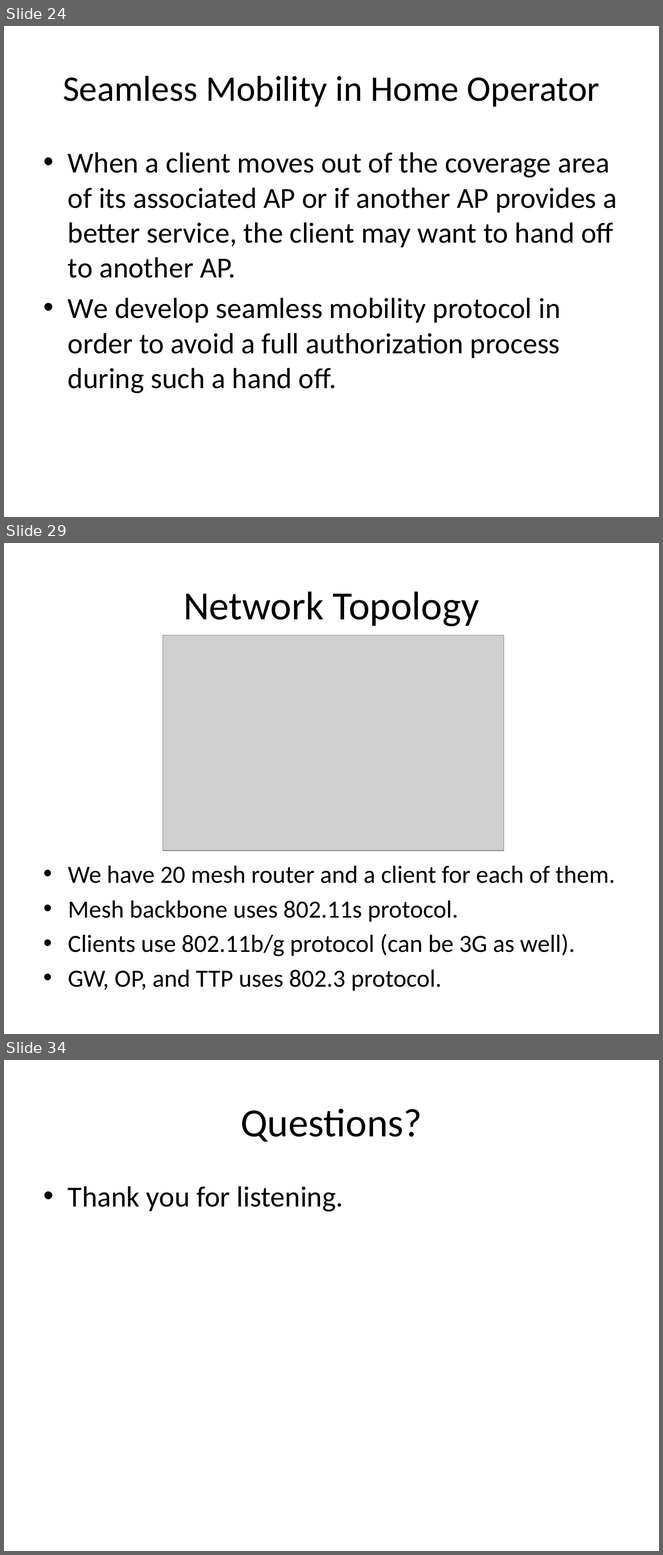
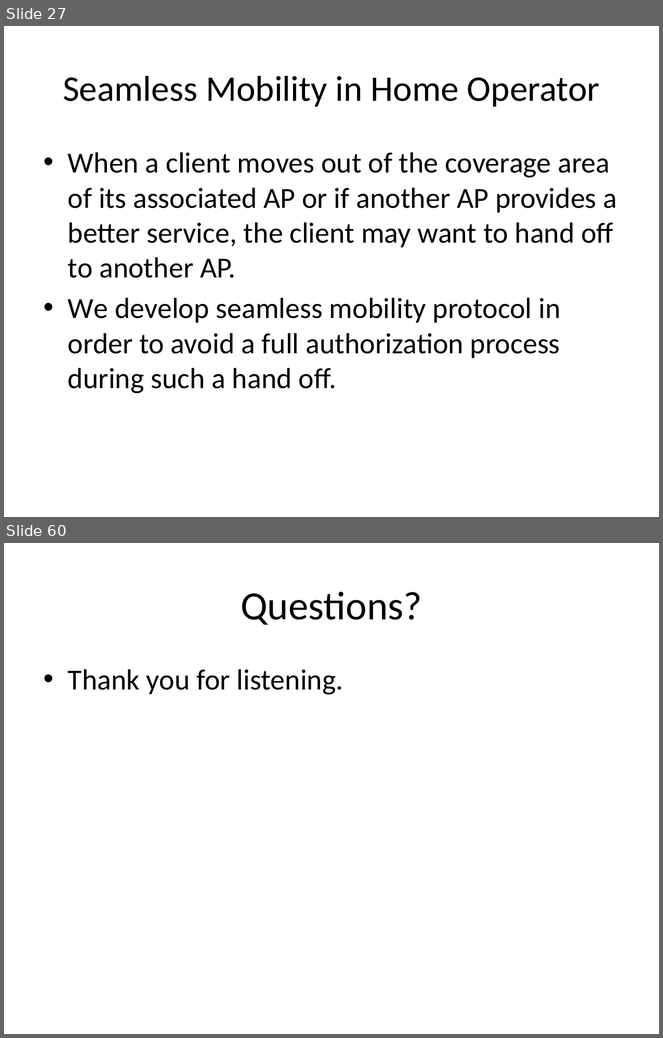
Before and after one commit to canleloglu/worddoc, a slide deck: sunumNew.pptx. Shown one above the other, each under a label of ours: slides 24, 29 and 34 before the commit, slides 27 and 60 after it; the slides between them are not shown. The pictures are 663x1555 and 663x1038 pixels, drawn with LibreOffice and Linux fonts; fonts in the diff are those of the drawing; grey boxes stand for pictures. Boxes give left, top, right and bottom in pixels: in the first picture for what was removed or moved away, otherwise in the second. Text is boxed around its words. In the diff, an @@ line names an element or a change of style, - is before the commit and + after.

```diff
--- a/sunumNew.pptx
+++ b/sunumNew.pptx
@@ slide 29 removed at bbox=[4, 543, 659, 1034], background #FFFFFF @@
@@ title removed at bbox=[183, 591, 479, 627] @@
-Network Topology
@@ picture removed at bbox=[163, 636, 504, 851] @@
@@ text removed at bbox=[68, 866, 616, 991] @@
-• We have 20 mesh router and a client for each of them.
-• Mesh backbone uses 802.11s protocol.
-• Clients use 802.11b/g protocol (can be 3G as well).
-• GW, OP, and TTP uses 802.3 protocol.
@@ what was slide 24 is now slide 27 @@
@@ what was slide 34 is now slide 60 @@
```
Also in this commit, not shown: 11 slides changed, 37 slides added, 10 other slides removed, 1 other file.
